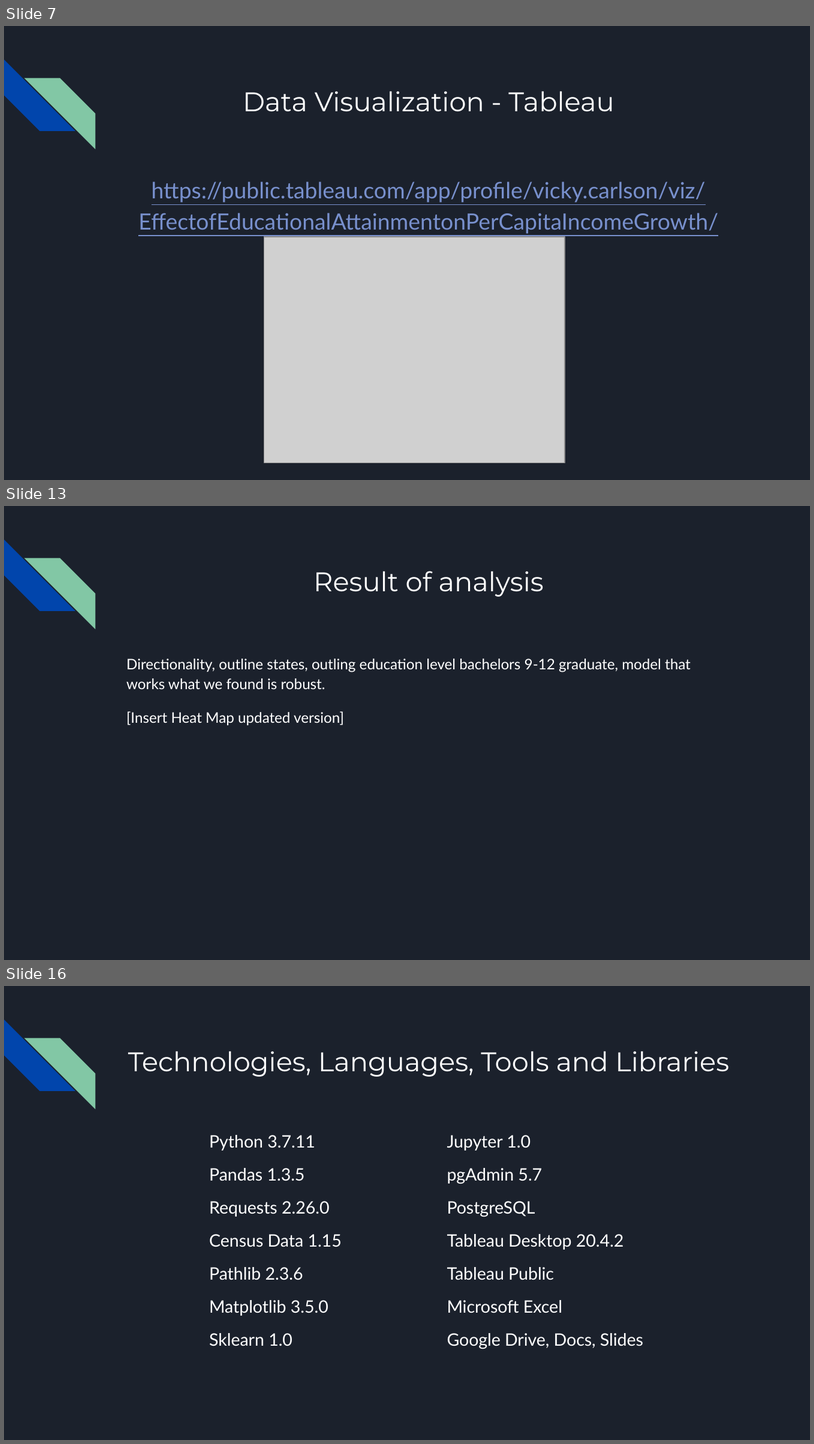
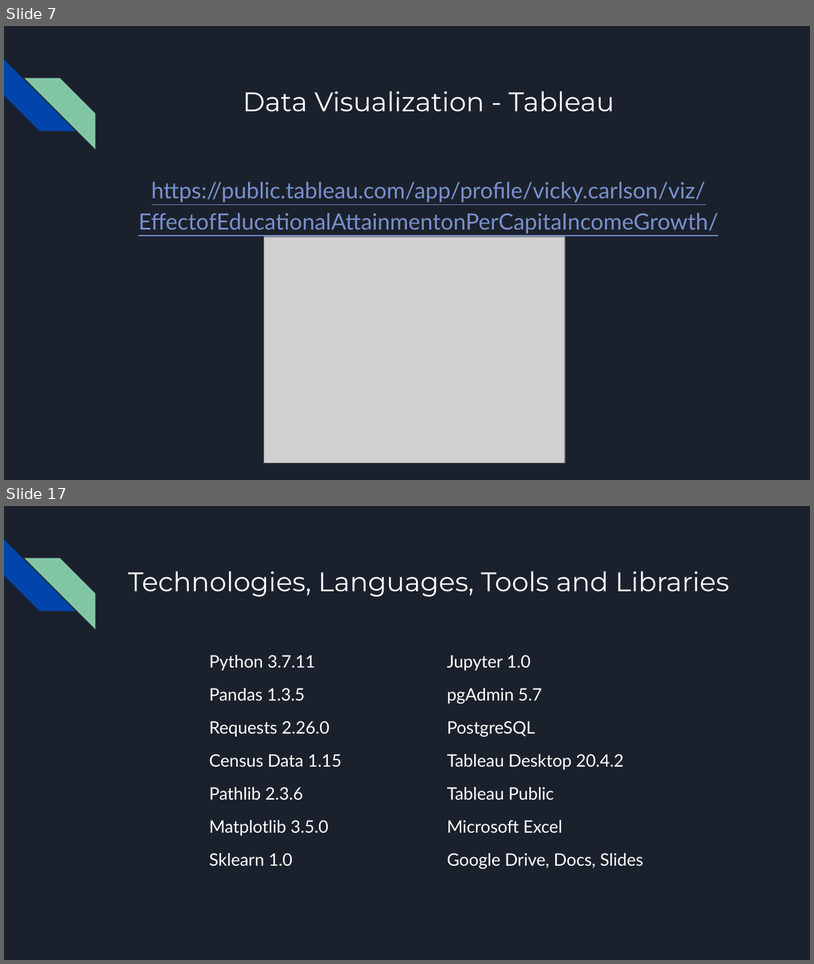
Before and after one commit to VickyCarlson/PCI_Growth, a slide deck: Effect of Educational Attainment on per Capita Growth by State.pptx. Shown one above the other, each under a label of ours: slides 7, 13 and 16 before the commit, slides 7 and 17 after it; the slides between them are not shown. The pictures are 814x1444 and 814x964 pixels, drawn with LibreOffice and Linux fonts; fonts in the diff are those of the drawing; grey boxes stand for pictures. Boxes give left, top, right and bottom in pixels: in the first picture for what was removed or moved away, otherwise in the second. Text is boxed around its words. In the diff, an @@ line names an element or a change of style, - is before the commit and + after.

```diff
--- a/Effect of Educational Attainment on per Capita Growth by State.pptx
+++ b/Effect of Educational Attainment on per Capita Growth by State.pptx
@@ slide 13 removed at (4, 506, 810, 960), background #1B212C; not listed: 2 template elements that a slide beside it also shows @@
@@ title removed at (314, 571, 544, 597) @@
-Result of analysis
@@ text removed at (126, 658, 691, 725) @@
-Directionality, outline states, outling education level bachelors 9-12 graduate, model that works what we found is robust.
-[Insert Heat Map updated version]
@@ what was slide 16 is now slide 17 @@
```
Also in this commit, not shown: 10 slides changed, 2 slides added.
